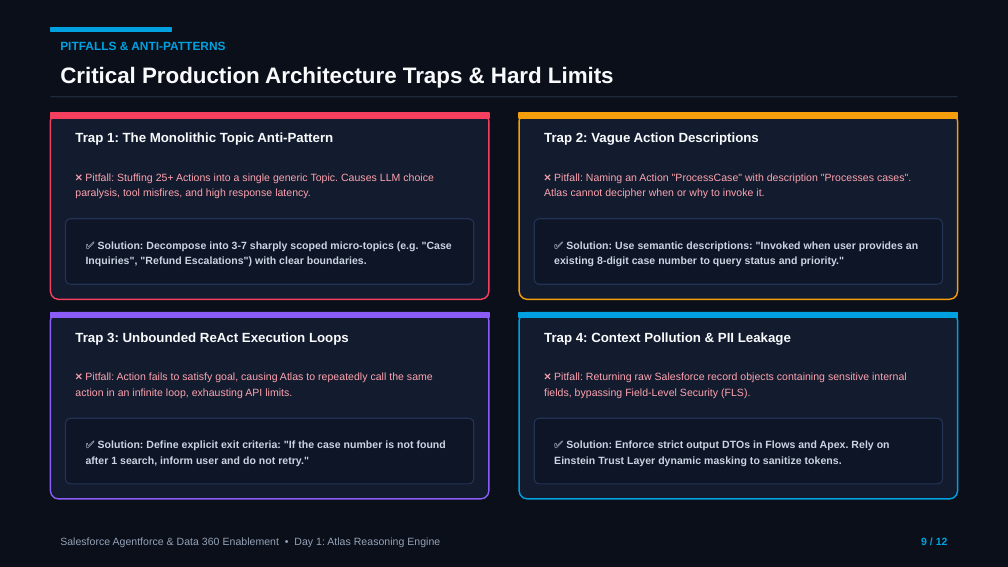
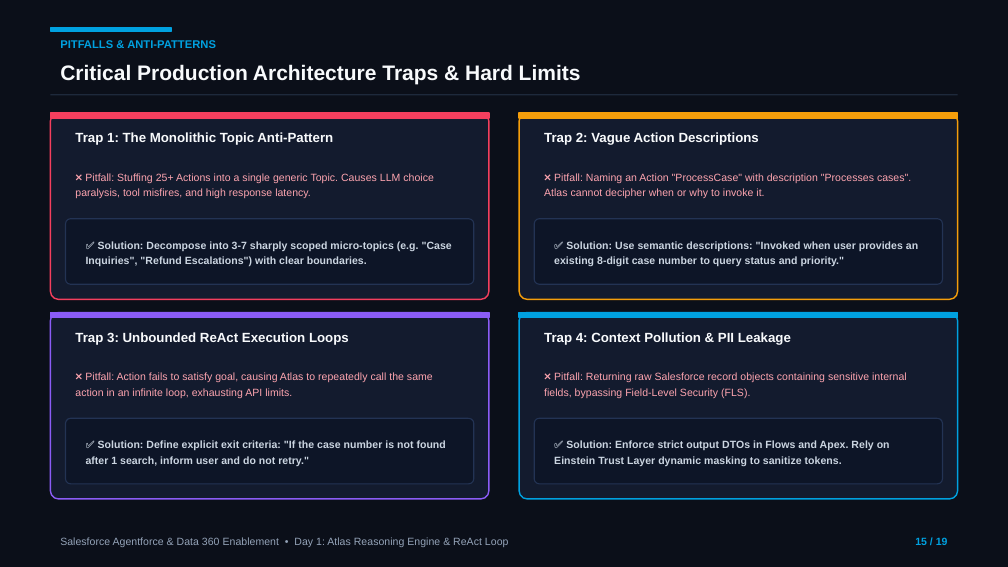
Before and after one commit to MohnishTak2725/agentforce-data360-workbench, a slide deck: slide 15 of Day-1-Atlas-Reasoning-Engine.pptx (slide 9 before the commit). Drawn at 1008x567 pixels with LibreOffice and Linux fonts; fonts in the diff are those of the drawing. Boxes give left, top, right and bottom in pixels: in the first picture for what was removed or moved away, otherwise in the second. Text is boxed around its words. In the diff, an @@ line names an element or a change of style, - is before the commit and + after.

```diff
--- a/Day-1-Atlas-Reasoning-Engine.pptx
+++ b/Day-1-Atlas-Reasoning-Engine.pptx
@@ text "PITFALLS & ANTI-PATTERNS" at (60,40,216,48): size 8.5 to 8 pt @@
@@ text "Critical Production Architecture Traps & ..." at (60,64,581,84): size 16 to 15 pt @@
@@ text at (60,537,508,547): text changed @@
-Salesforce Agentforce & Data 360 Enablement • Day 1: Atlas Reasoning Engine
+Salesforce Agentforce & Data 360 Enablement • Day 1: Atlas Reasoning Engine & ReAct Loop
@@ text at (915,537,948,545): text changed @@
-9 / 12
+15 / 19
```
Also in this commit, not shown: 11 other slides changed, 7 slides added.
